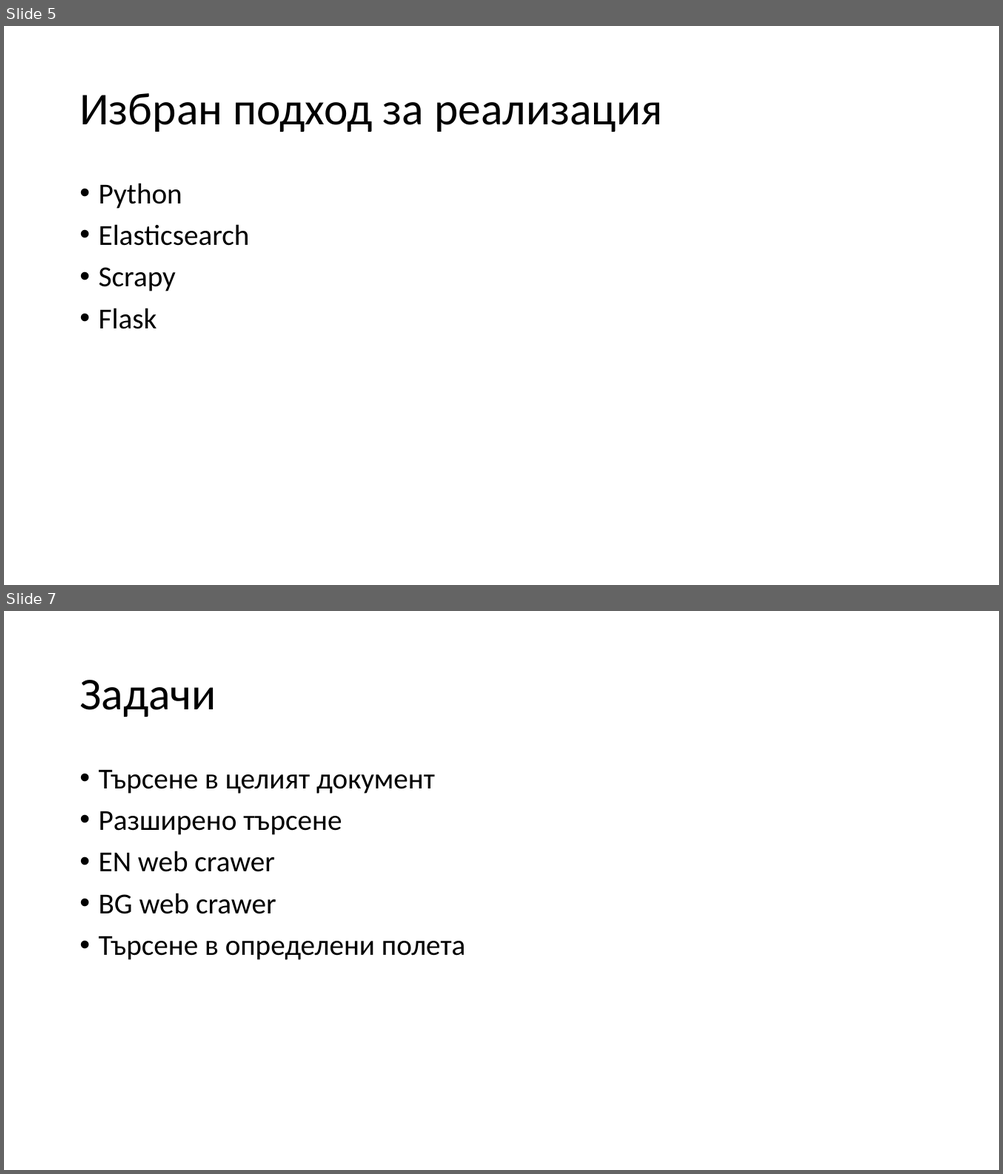
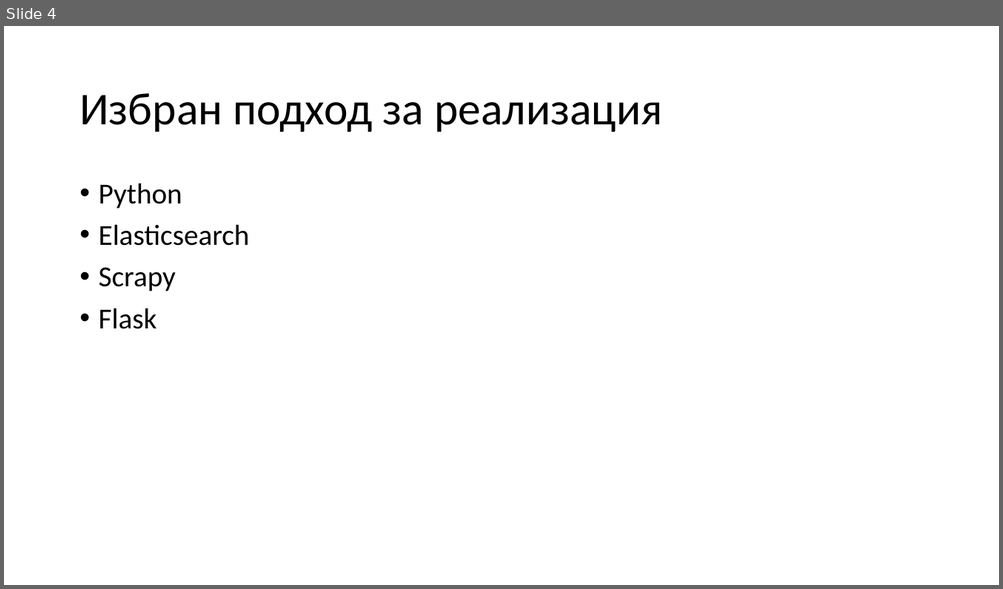
Before and after one commit to ivanovx/fmi-informational-retrieval, a slide deck: Проект.pptx. Shown one above the other, each under a label of ours: slides 5 and 7 before the commit, slide 4 after it; the slides between them are not shown. The pictures are 1003x1174 and 1003x589 pixels, drawn with LibreOffice and Linux fonts; fonts in the diff are those of the drawing. Boxes give left, top, right and bottom in pixels: in the first picture for what was removed or moved away, otherwise in the second. Text is boxed around its words. In the diff, an @@ line names an element or a change of style, - is before the commit and + after.

```diff
--- a/Проект.pptx
+++ b/Проект.pptx
@@ slide 7 removed at <box>4,611,999,1170</box>, background #FFFFFF @@
@@ title removed at <box>79,680,216,717</box> @@
-Задачи
@@ text removed at <box>99,770,466,960</box> @@
-• Търсене в целият документ
-• Разширено търсене
-• EN web crawer
-• BG web crawer
-• Търсене в определени полета
@@ what was slide 5 is now slide 4 @@
```
Also in this commit, not shown: 5 slides changed, 1 other slide removed.
